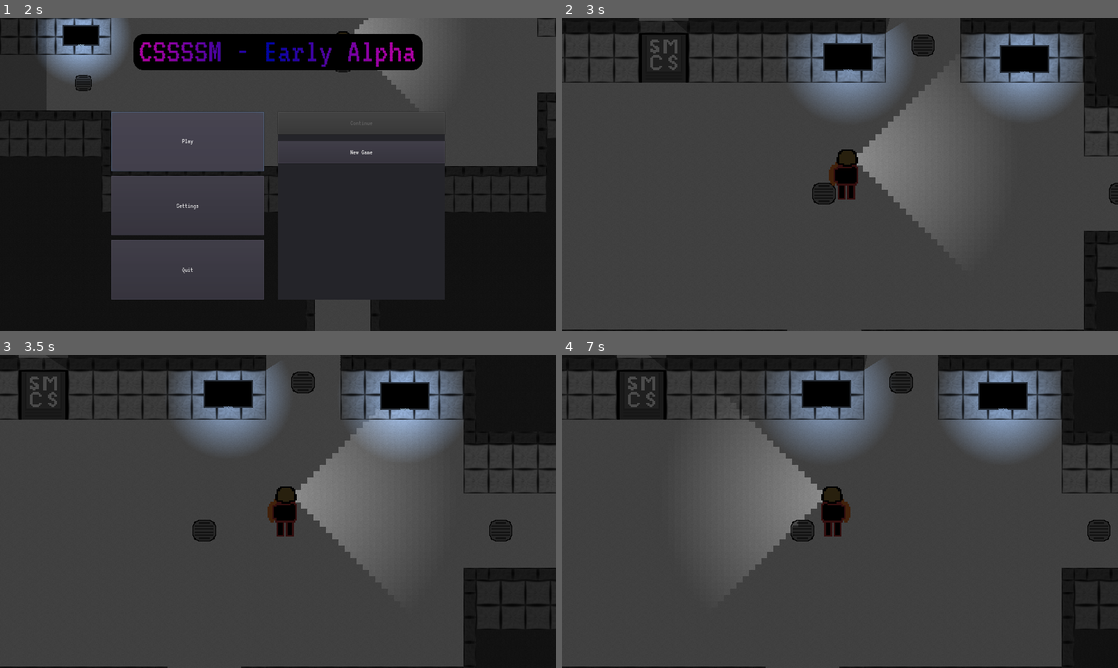
Above: before the commit, frames 1-4 (two rows, left to right).
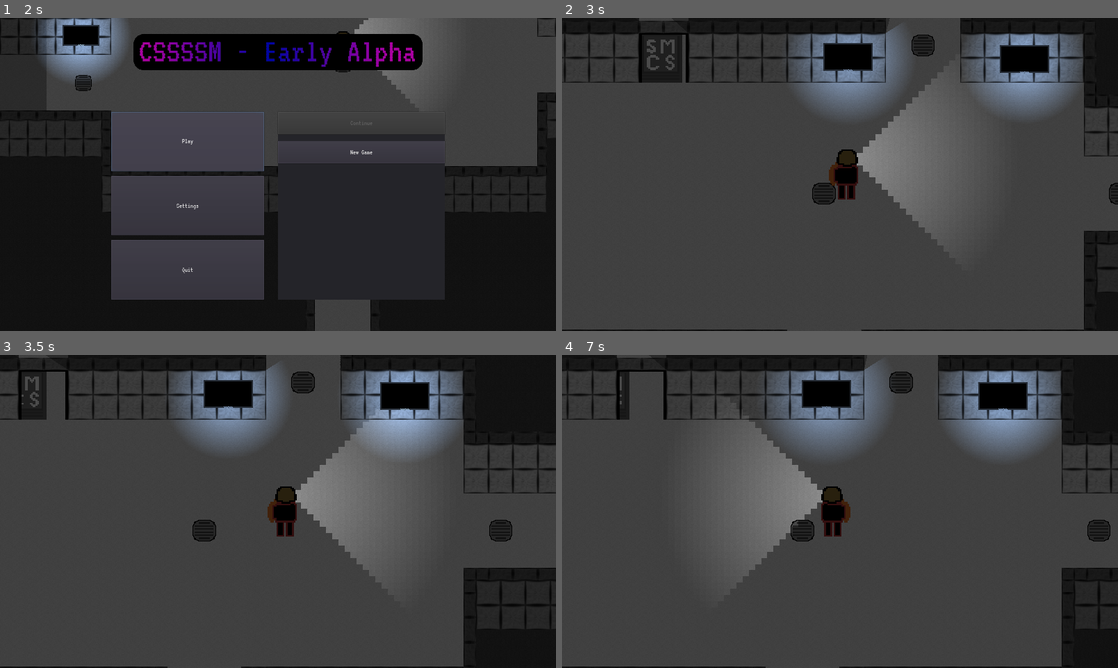
Above: after the commit, the same moments.

Repository: craftablescience/GithubGameOff2020
Game: Godot game, scene res://scenes/Main.tscn
Two runs of this game, one before a commit and one after it. Both use one fixed random seed, a clock stepped at 60 frames per second and the inputs below. Video files are missing from this copy of the repository; at most half a second of black plays in their place.
Inputs:
- Up to frame 1 (2 s): click "Play" at 0.5 s; click "Play" at 1.25 s
- Up to frame 2 (3 s): click "New Game" at 2 s; tap Enter at 2.75 s; hold Right (ui_right) from 2.78 s (still down); tap E (ui_select) at 2.85 s
- Up to frame 3 (3.5 s): keep holding Right (ui_right); tap E (ui_select) at 3.02, 3.32 s
- Up to frame 4 (7 s): release Right (ui_right) at 3.53 s; hold Down (ui_down) 3.53-4.28 s; tap Shift (player_sprint) at 3.6, 5.1, 6.6 s; tap E (ui_select) at 3.77, 3.8, 4.07, 4.35, 5.27, 5.3, 5.57, 5.85, 6.02, 6.32, 6.77, 6.8 s; hold Right (ui_right) 4.28-5.03 s; hold Up (ui_up) 5.03-5.78 s; hold Left (ui_left) from 5.78 s (still down)

Frame 1 is identical in both runs. In frame 2, 0.4% of the frame differs, in the area x 15-23%, y 5-21%; in frame 3, 0.6%; in frame 4, 0.8%, in the area x 10-19%, y 5-21%.

Commit message:
Add doorframe, various fixes

Diff:
--- a/scenes/entities/Door.tscn
+++ b/scenes/entities/Door.tscn
@@ -33,6 +33,9 @@
 [sub_resource type="RectangleShape2D" id=2]
 extents = Vector2( 64, 4 )
 
+[sub_resource type="OccluderPolygon2D" id=3]
+polygon = PoolVector2Array( -32, -8, -32, 8, 32, 8, 32, -8 )
+
 [node name="Door" type="Node2D"]
 script = ExtResource( 16 )
 
@@ -50,6 +53,10 @@
 
 [node name="CollisionPolygon2D" type="CollisionPolygon2D" parent="Area2D"]
 position = Vector2( 4, -8.00001 )
+polygon = PoolVector2Array( -4, -8, -4, 24, 124, 24, 124, -8 )
+
+[node name="CollisionPolygon2D2" type="CollisionPolygon2D" parent="Area2D"]
+position = Vector2( 4, -168 )
 polygon = PoolVector2Array( -4, -8, -4, 24, 124, 24, 124, -8 )
 
 [node name="StaticBody2D" type="StaticBody2D" parent="."]
@@ -71,6 +78,13 @@
 z_index = 2
 z_as_relative = false
 texture = ExtResource( 15 )
+
+[node name="LightOccluder2D" type="LightOccluder2D" parent="."]
+light_mask = -2147483647
+position = Vector2( 0, -80 )
+scale = Vector2( 2, 2 )
+occluder = SubResource( 3 )
+light_mask = -2147483647
 [connection signal="animation_finished" from="Door" to="." method="_on_Door_animation_finished"]
 [connection signal="body_entered" from="Area2D" to="." method="_on_Area2D_body_entered"]
 [connection signal="body_exited" from="Area2D" to="." method="_on_Area2D_body_exited"]
--- a/scripts/entities/Door.gd
+++ b/scripts/entities/Door.gd
@@ -16,8 +16,10 @@
 	if self.INPUT_READY and Input.is_action_just_pressed("ui_select"):
 		if self.OPEN:
 			$Door.play("closing")
+			$LightOccluder2D.show()
 		else:
 			$Door.play("opening")
+			$LightOccluder2D.hide()
 
 
 func _on_Door_animation_finished() -> void:
Binary file added: images/entities/door/doorframe.png
Not shown, added: images/entities/door/doorframe.png.import
Not shown: 1 places in scenes/entities/Door.tscn that only renumber resources
Not shown: 2 places in tilesets/Environment.tres that only renumber resources
